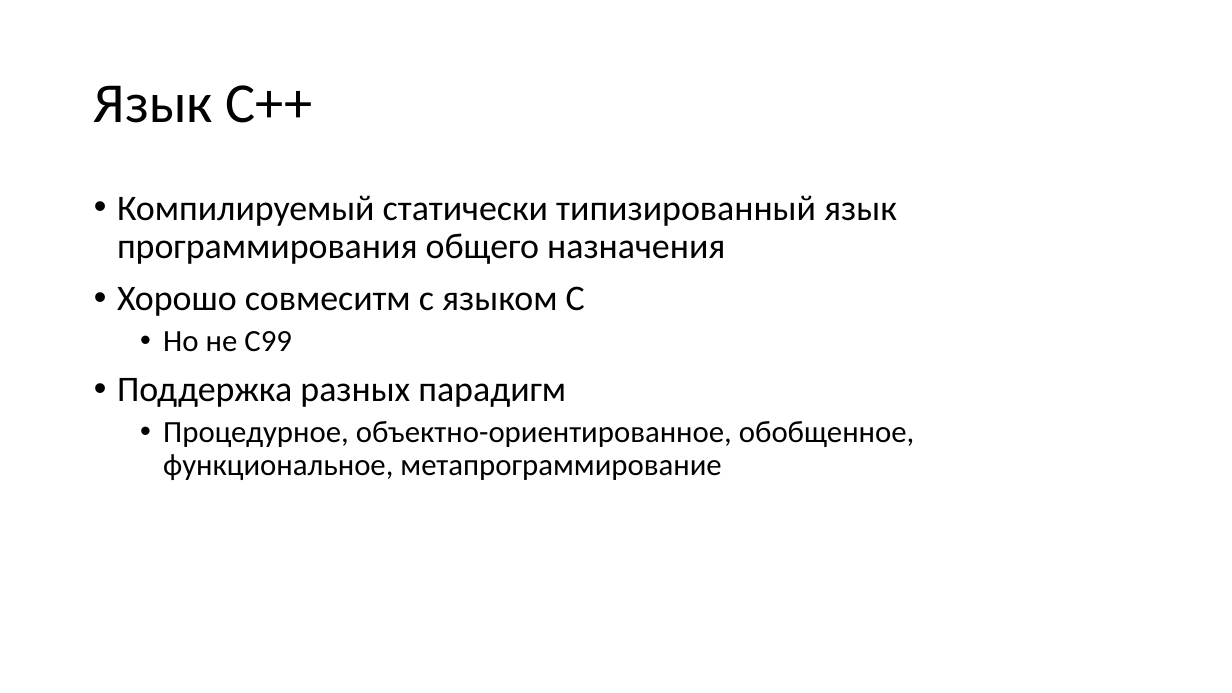
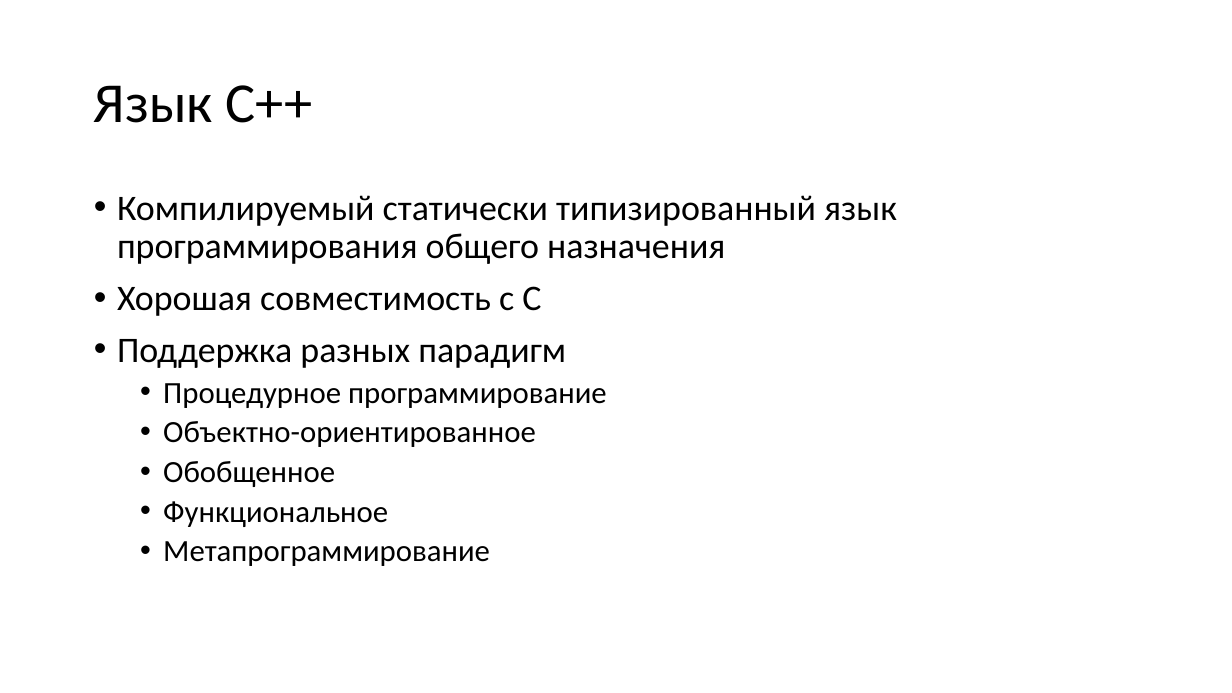
Before and after one commit to alexey-malov/oop, a slide deck: slide 3 of lectures/01/Синтаксис C++.pptx. Drawn at 1232x693 pixels with LibreOffice and Linux fonts; fonts in the diff are those of the drawing. Boxes give left, top, right and bottom in pixels: in the first picture for what was removed or moved away, otherwise in the second. Text is boxed around its words. In the diff, an @@ line names an element or a change of style, - is before the commit and + after.

```diff
--- a/lectures/01/Синтаксис C++.pptx
+++ b/lectures/01/Синтаксис C++.pptx
@@ text at (117,286,541,316): text changed @@
-• Хорошо совмеситм с языком C
-  • Но не C99
+• Хорошая совместимость с C
@@ text at (163,383,607,566): text changed @@
-  • Процедурное, объектно-ориентированное, обобщенное, функциональное, метапрограммирование
+  • Процедурное программирование
+  • Объектно-ориентированное
+  • Обобщенное
+  • Функциональное
+  • Метапрограммирование
```
Also in this commit, not shown: 25 other slides changed, 12 slides added, 13 slides removed, 23 other files.
